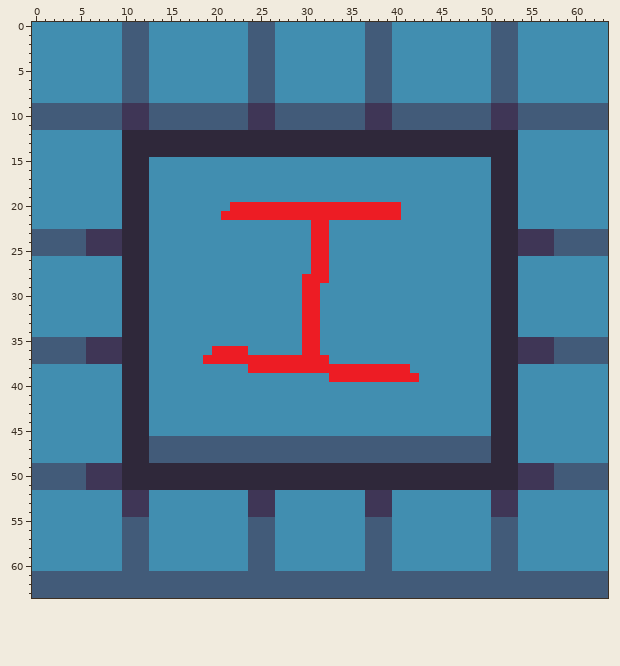
A pixel-art sprite gets an edit: assets/images/0/square0i.png. Above, as it was before the edit.
The file is 64x64 pixels.
Once edited:
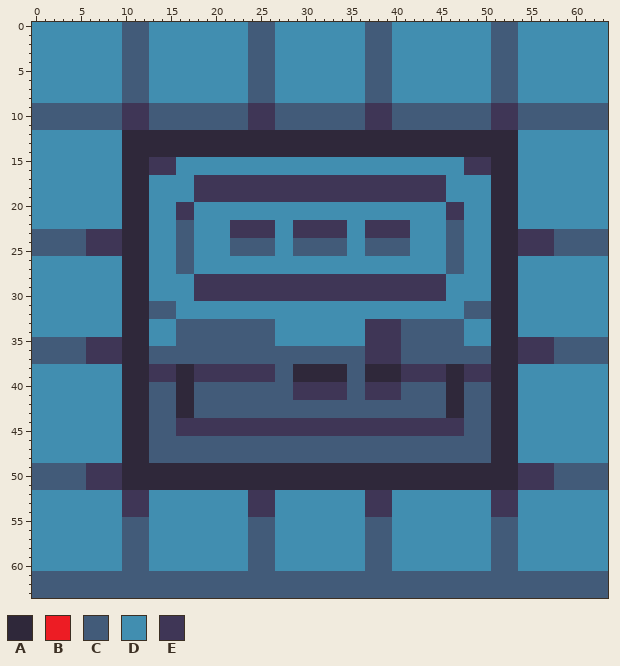
Palette (. is transparent): A #2f283a  B #ed1c24  C #425b79  D #418eb0  E #3f3656
The edit:
@@ x 11..52 @@
 14 AAAAAAAAAAAAAAAAAAAAAAAAAAAAAAAAAAAAAAAAAA
-15 AADDDDDDDDDDDDDDDDDDDDDDDDDDDDDDDDDDDDDDAA
-16 AADDDDDDDDDDDDDDDDDDDDDDDDDDDDDDDDDDDDDDAA
-17 AADDDDDDDDDDDDDDDDDDDDDDDDDDDDDDDDDDDDDDAA
-18 AADDDDDDDDDDDDDDDDDDDDDDDDDDDDDDDDDDDDDDAA
-19 AADDDDDDDDDDDDDDDDDDDDDDDDDDDDDDDDDDDDDDAA
-20 AADDDDDDDDDBBBBBBBBBBBBBBBBBBBDDDDDDDDDDAA
-21 AADDDDDDDDBBBBBBBBBBBBBBBBBBBBDDDDDDDDDDAA
-22 AADDDDDDDDDDDDDDDDDDBBDDDDDDDDDDDDDDDDDDAA
-23 AADDDDDDDDDDDDDDDDDDBBDDDDDDDDDDDDDDDDDDAA
-24 AADDDDDDDDDDDDDDDDDDBBDDDDDDDDDDDDDDDDDDAA
-25 AADDDDDDDDDDDDDDDDDDBBDDDDDDDDDDDDDDDDDDAA
-26 AADDDDDDDDDDDDDDDDDDBBDDDDDDDDDDDDDDDDDDAA
-27 AADDDDDDDDDDDDDDDDDDBBDDDDDDDDDDDDDDDDDDAA
-28 AADDDDDDDDDDDDDDDDDBBBDDDDDDDDDDDDDDDDDDAA
-29 AADDDDDDDDDDDDDDDDDBBDDDDDDDDDDDDDDDDDDDAA
-30 AADDDDDDDDDDDDDDDDDBBDDDDDDDDDDDDDDDDDDDAA
-31 AADDDDDDDDDDDDDDDDDBBDDDDDDDDDDDDDDDDDDDAA
-32 AADDDDDDDDDDDDDDDDDBBDDDDDDDDDDDDDDDDDDDAA
-33 AADDDDDDDDDDDDDDDDDBBDDDDDDDDDDDDDDDDDDDAA
-34 AADDDDDDDDDDDDDDDDDBBDDDDDDDDDDDDDDDDDDDAA
-35 AADDDDDDDDDDDDDDDDDBBDDDDDDDDDDDDDDDDDDDAA
-36 AADDDDDDDBBBBDDDDDDBBDDDDDDDDDDDDDDDDDDDAA
-37 AADDDDDDBBBBBBBBBBBBBBDDDDDDDDDDDDDDDDDDAA
-38 AADDDDDDDDDDDBBBBBBBBBBBBBBBBBBDDDDDDDDDAA
-39 AADDDDDDDDDDDDDDDDDDDDBBBBBBBBBBDDDDDDDDAA
-40 AADDDDDDDDDDDDDDDDDDDDDDDDDDDDDDDDDDDDDDAA
-41 AADDDDDDDDDDDDDDDDDDDDDDDDDDDDDDDDDDDDDDAA
-42 AADDDDDDDDDDDDDDDDDDDDDDDDDDDDDDDDDDDDDDAA
-43 AADDDDDDDDDDDDDDDDDDDDDDDDDDDDDDDDDDDDDDAA
-44 AADDDDDDDDDDDDDDDDDDDDDDDDDDDDDDDDDDDDDDAA
-45 AADDDDDDDDDDDDDDDDDDDDDDDDDDDDDDDDDDDDDDAA
+15 AAEEEDDDDDDDDDDDDDDDDDDDDDDDDDDDDDDDDEEEAA
+16 AAEEEDDDDDDDDDDDDDDDDDDDDDDDDDDDDDDDDEEEAA
+17 AADDDDDEEEEEEEEEEEEEEEEEEEEEEEEEEEEDDDDDAA
+18 AADDDDDEEEEEEEEEEEEEEEEEEEEEEEEEEEEDDDDDAA
+19 AADDDDDEEEEEEEEEEEEEEEEEEEEEEEEEEEEDDDDDAA
+20 AADDDEEDDDDDDDDDDDDDDDDDDDDDDDDDDDDEEDDDAA
+21 AADDDEEDDDDDDDDDDDDDDDDDDDDDDDDDDDDEEDDDAA
+22 AADDDCCDDDDEEEEEDDEEEEEEDDEEEEEDDDDCCDDDAA
+23 AADDDCCDDDDEEEEEDDEEEEEEDDEEEEEDDDDCCDDDAA
+24 AADDDCCDDDDCCCCCDDCCCCCCDDCCCCCDDDDCCDDDAA
+25 AADDDCCDDDDCCCCCDDCCCCCCDDCCCCCDDDDCCDDDAA
+26 AADDDCCDDDDDDDDDDDDDDDDDDDDDDDDDDDDCCDDDAA
+27 AADDDCCDDDDDDDDDDDDDDDDDDDDDDDDDDDDCCDDDAA
+28 AADDDDDEEEEEEEEEEEEEEEEEEEEEEEEEEEEDDDDDAA
+29 AADDDDDEEEEEEEEEEEEEEEEEEEEEEEEEEEEDDDDDAA
+30 AADDDDDEEEEEEEEEEEEEEEEEEEEEEEEEEEEDDDDDAA
+31 AACCCDDDDDDDDDDDDDDDDDDDDDDDDDDDDDDDDCCCAA
+32 AACCCDDDDDDDDDDDDDDDDDDDDDDDDDDDDDDDDCCCAA
+33 AADDDCCCCCCCCCCCDDDDDDDDDDEEEECCCCCCCDDDAA
+34 AADDDCCCCCCCCCCCDDDDDDDDDDEEEECCCCCCCDDDAA
+35 AADDDCCCCCCCCCCCDDDDDDDDDDEEEECCCCCCCDDDAA
+36 AACCCCCCCCCCCCCCCCCCCCCCCCEEEECCCCCCCCCCAA
+37 AACCCCCCCCCCCCCCCCCCCCCCCCEEEECCCCCCCCCCAA
+38 AAEEEAAEEEEEEEEECCAAAAAACCAAAAEEEEEAAEEEAA
+39 AAEEEAAEEEEEEEEECCAAAAAACCAAAAEEEEEAAEEEAA
+40 AACCCAACCCCCCCCCCCEEEEEECCEEEECCCCCAACCCAA
+41 AACCCAACCCCCCCCCCCEEEEEECCEEEECCCCCAACCCAA
+42 AACCCAACCCCCCCCCCCCCCCCCCCCCCCCCCCCAACCCAA
+43 AACCCAACCCCCCCCCCCCCCCCCCCCCCCCCCCCAACCCAA
+44 AACCCEEEEEEEEEEEEEEEEEEEEEEEEEEEEEEEECCCAA
+45 AACCCEEEEEEEEEEEEEEEEEEEEEEEEEEEEEEEECCCAA
 46 AACCCCCCCCCCCCCCCCCCCCCCCCCCCCCCCCCCCCCCAA
